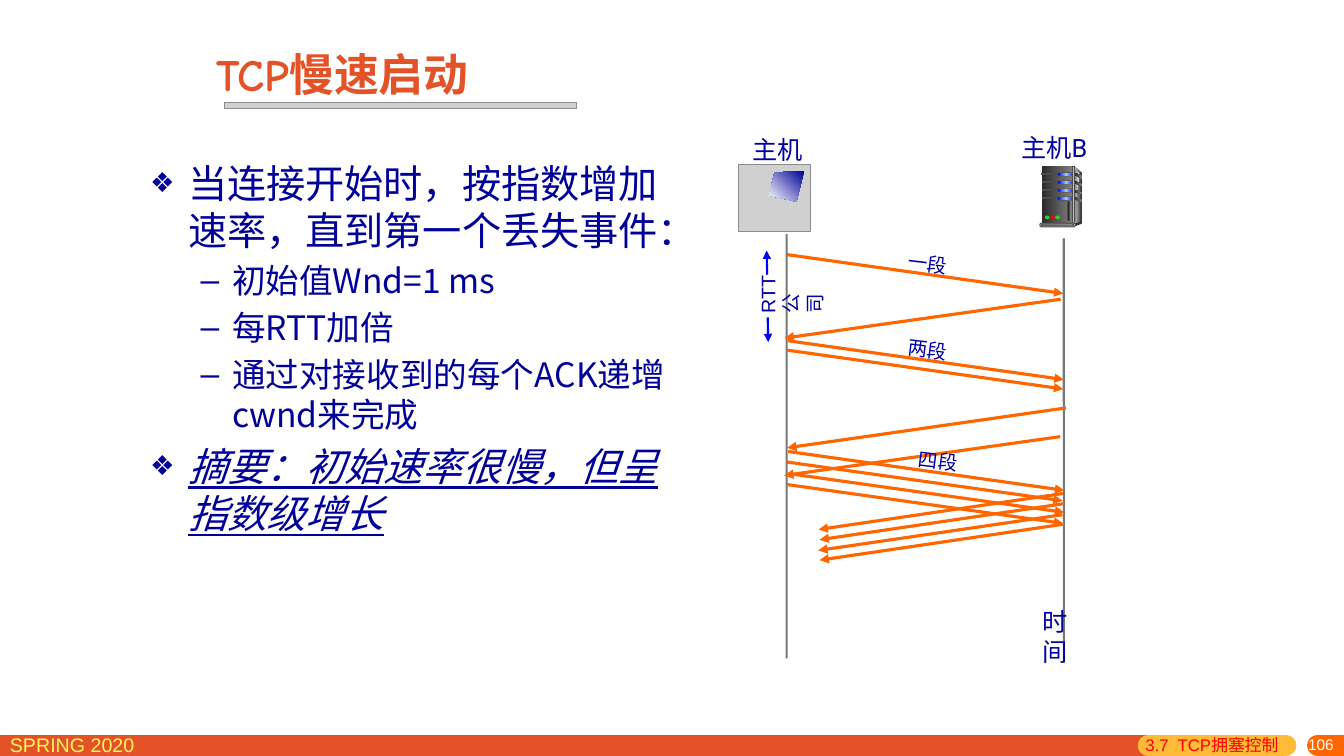
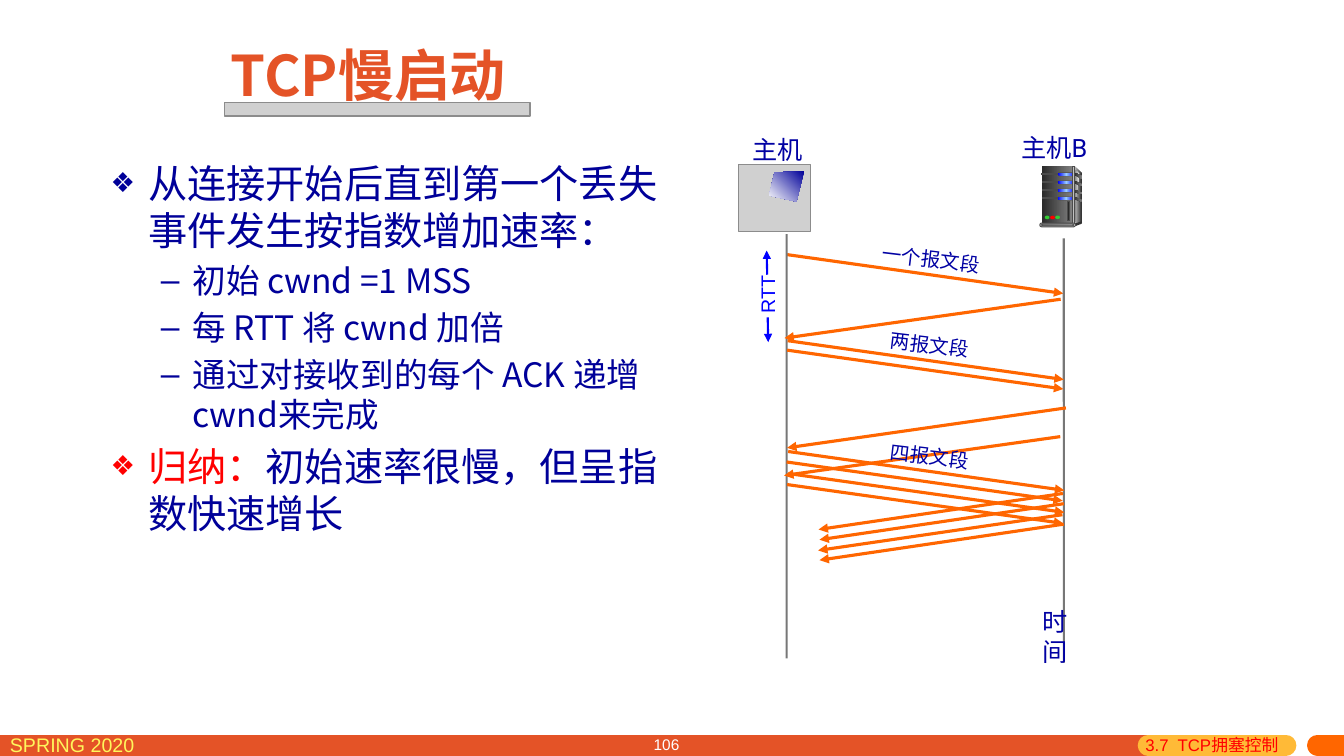
Before and after one commit to network-distributed/presentations, a slide deck: slide 106 of chapter3_cn.pptx. Drawn at 1344x756 pixels with LibreOffice and Linux fonts; fonts in the diff are those of the drawing; grey boxes stand for pictures. Boxes give left, top, right and bottom in pixels: in the first picture for what was removed or moved away, otherwise in the second. Text is boxed around its words. In the diff, an @@ line names an element or a change of style, - is before the commit and + after.

```diff
--- a/chapter3_cn.pptx
+++ b/chapter3_cn.pptx
@@ title at box(231, 48, 506, 110): text changed; size 32 to 40 pt; font Comic Neue to Noto Sans CJK SC @@
-TCP慢速启动
+TCP慢启动
@@ picture: place and size @@
-picture at box(224, 102, 577, 108)
+picture at box(224, 102, 529, 116)
@@ text at box(148, 165, 657, 531): text changed @@
-❖ 当连接开始时，按指数增加速率，直到第一个丢失事件：
-  – 初始值Wnd=1 ms
-  – 每RTT加倍
-  – 通过对接收到的每个ACK递增cwnd来完成
-❖ 摘要：初始速率很慢，但呈指数级增长
+❖ 从连接开始后直到第一个丢失事件发生按指数增加速率：
+  – 初始 cwnd =1 MSS
+  – 每 RTT 将 cwnd 加倍
+  – 通过对接收到的每个 ACK 递增cwnd来完成
+❖ 归纳：初始速率很慢，但呈指数快速增长
@@ text at box(881, 248, 978, 274): text changed @@
-一段
+一个报文段
@@ text at box(757, 278, 779, 312): text changed; text colour #0000A3 to #0000FF @@
-RTT公司
+RTT
@@ text at box(890, 332, 968, 360): text changed @@
-两段
+两报文段
@@ text at box(890, 444, 968, 471): text changed @@
-四段
+四报文段
@@ page number added at box(654, 739, 680, 750), 11 pt, text #FFFFFF @@
+106
@@ page number rewrapped from box(1308, 737, 1334, 753) to box(1100, 754, 1344, 756) @@
```
Also in this commit, not shown: 123 other slides changed, 1 slide removed, 1 other file.
